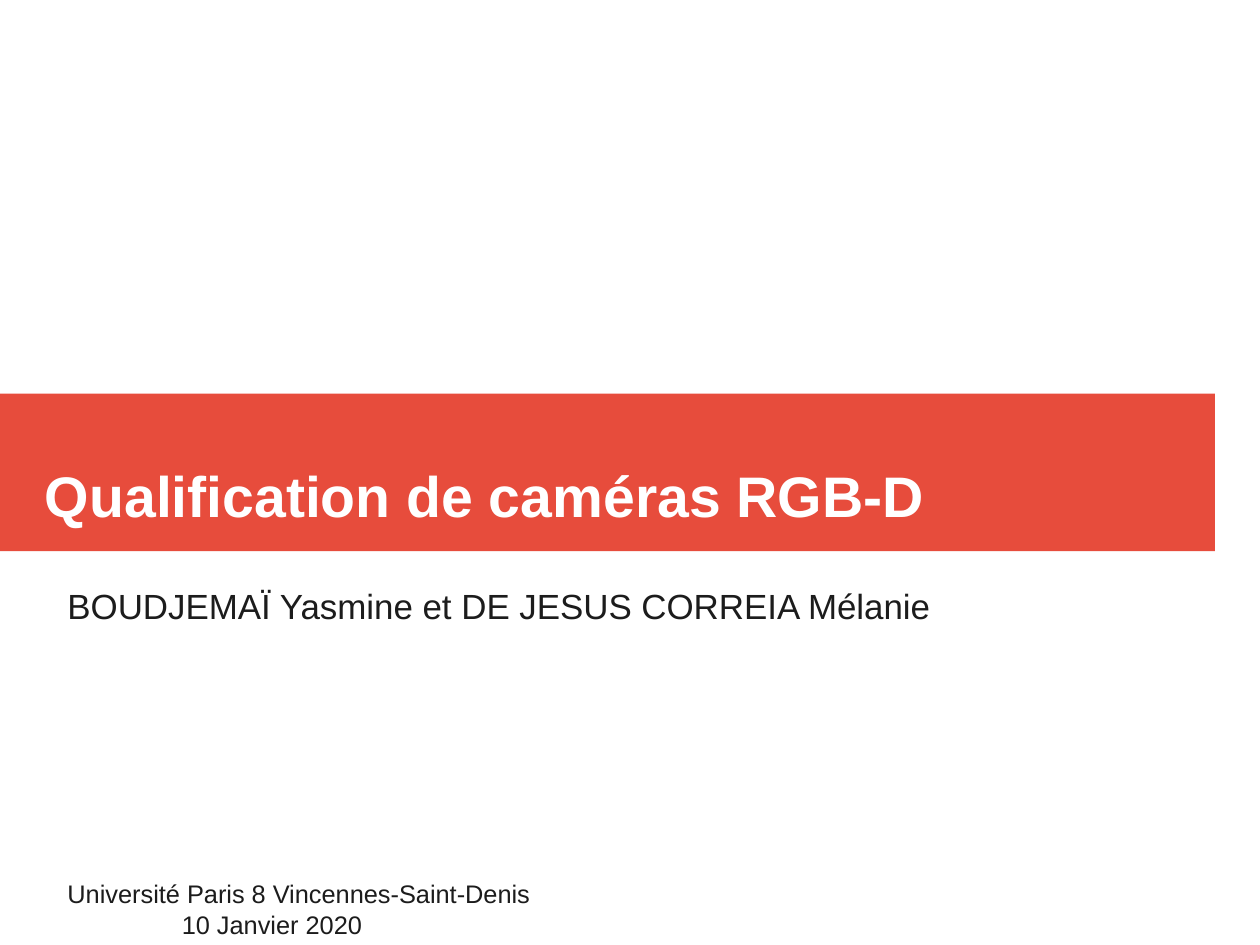
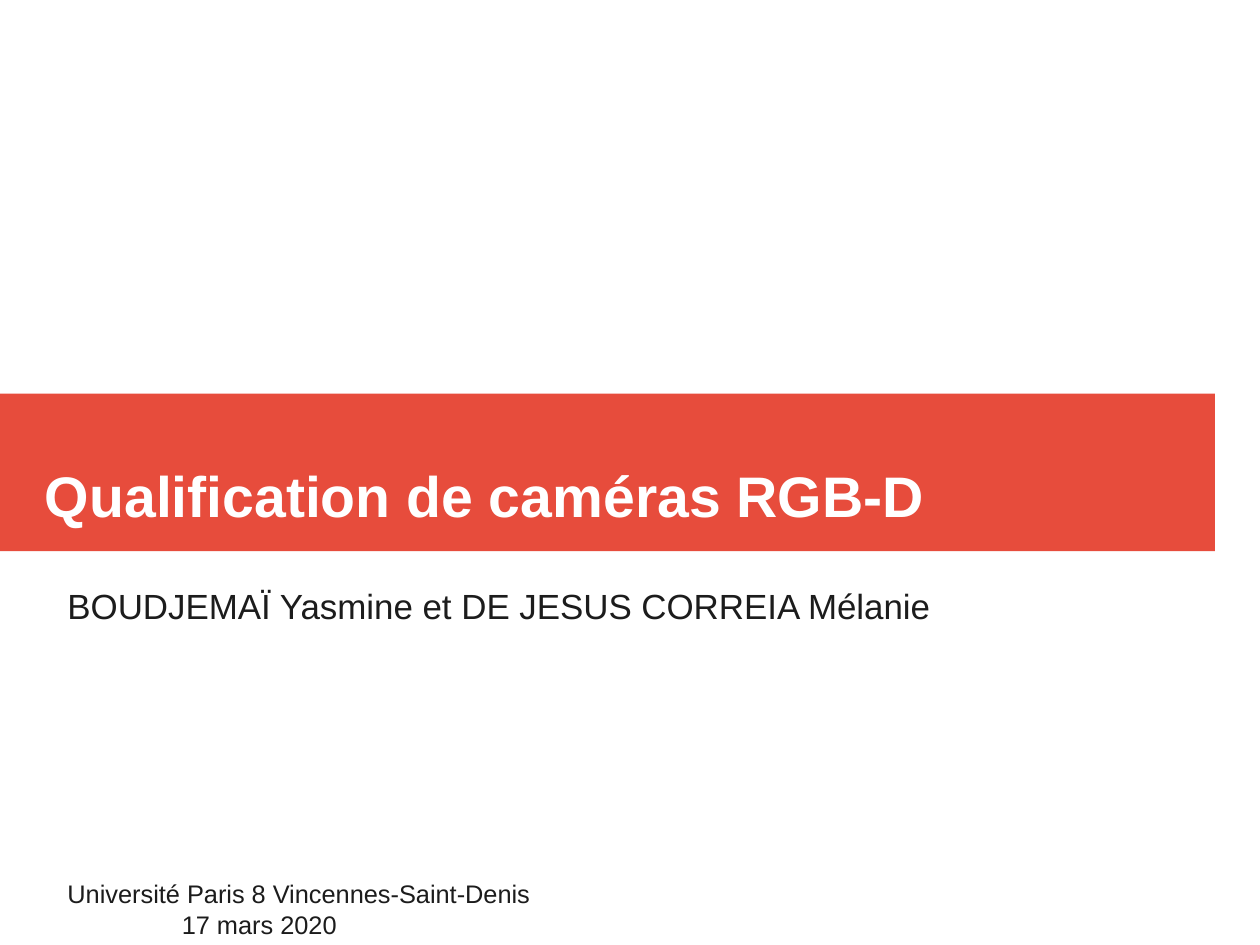
Before and after one commit to YasmineBOU/MemoireProjetTuteure, a slide deck: slide 1 of Présentations/présentation.odp. Drawn at 1260x945 pixels with LibreOffice and Linux fonts; fonts in the diff are those of the drawing. Boxes give left, top, right and bottom in pixels: in the first picture for what was removed or moved away, otherwise in the second. Text is boxed around its words. In the diff, an @@ line names an element or a change of style, - is before the commit and + after.

```diff
--- a/Présentations/présentation.odp
+++ b/Présentations/présentation.odp
@@ subtitle at (67,884,530,935): text changed @@
-Université Paris 8 Vincennes-Saint-Denis 10 Janvier 2020
+Université Paris 8 Vincennes-Saint-Denis 17 mars 2020
```
Also in this commit, not shown: 5 other slides changed, 1 slide added, 3 slides removed, 1 other file.
